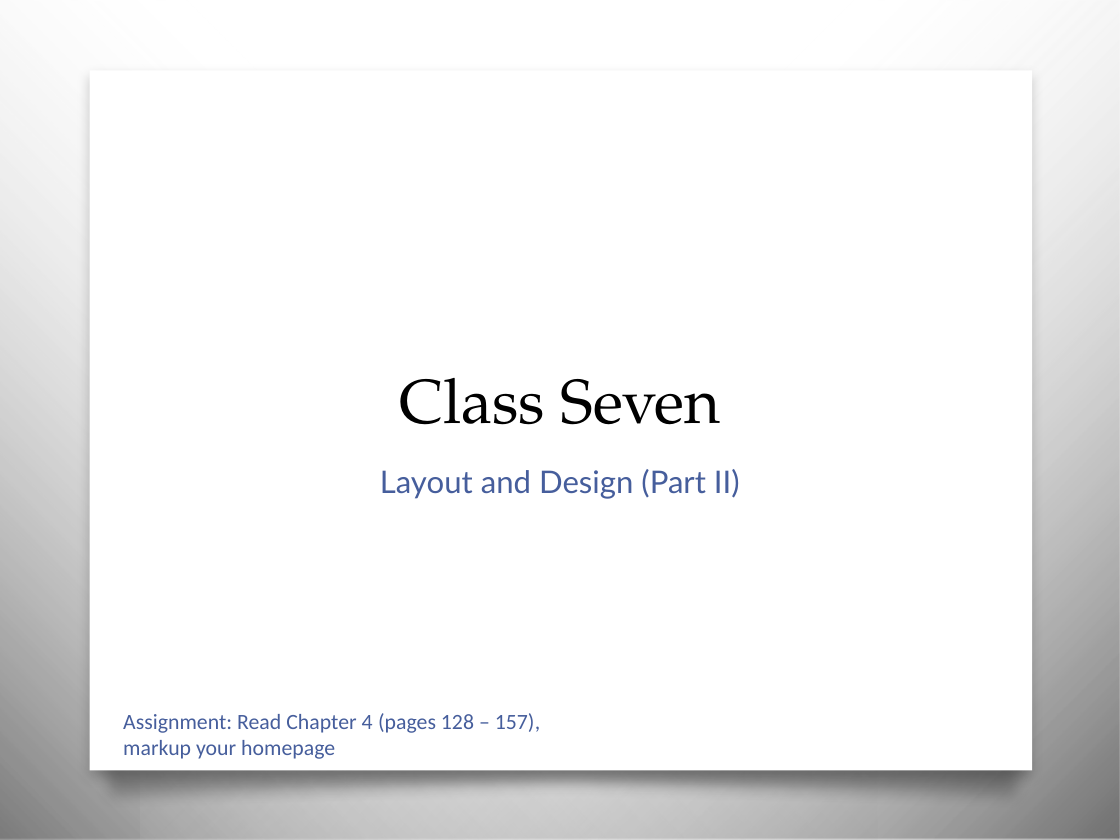
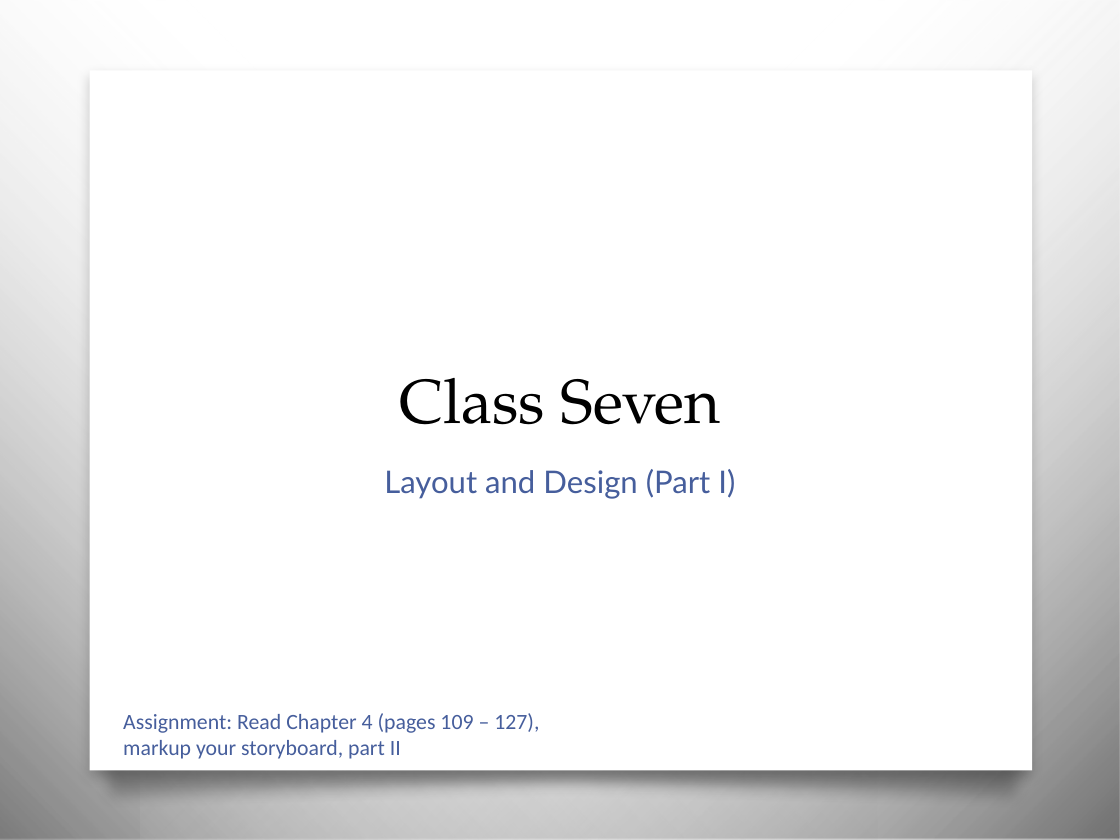
Before and after one commit to awayken/USF-ART329, a slide deck: slide 21 of slides/classsix/slides.pptx (slide 19 before the commit). Drawn at 1120x840 pixels with LibreOffice and Linux fonts; fonts in the diff are those of the drawing; background and template pictures are left out. Boxes give left, top, right and bottom in pixels: in the first picture for what was removed or moved away, otherwise in the second. Text is boxed around its words. In the diff, an @@ line names an element or a change of style, - is before the commit and + after.

Commit message:
Tweaks from class six

```diff
--- a/slides/classsix/slides.pptx
+++ b/slides/classsix/slides.pptx
@@ text at [384, 469, 735, 498]: text changed @@
-Layout and Design (Part II)
+Layout and Design (Part I)
@@ text at [123, 713, 539, 759]: text changed @@
-Assignment: Read Chapter 4 (pages 128 – 157),
-markup your homepage
+Assignment: Read Chapter 4 (pages 109 – 127),
+markup your storyboard, part II
```
Also in this commit, not shown: 2 other slides changed, 2 slides added, 6 other files.
